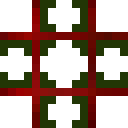
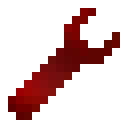
Layer changes from the first 128 × 128 image to the second:
hid "Layer #1" over [left=0, top=0, right=128, bottom=128]
hid "Layer #13" over [left=0, top=0, right=128, bottom=128]
added layer "Layer #6" above "Layer #5" over [left=8, top=8, right=120, bottom=120]
